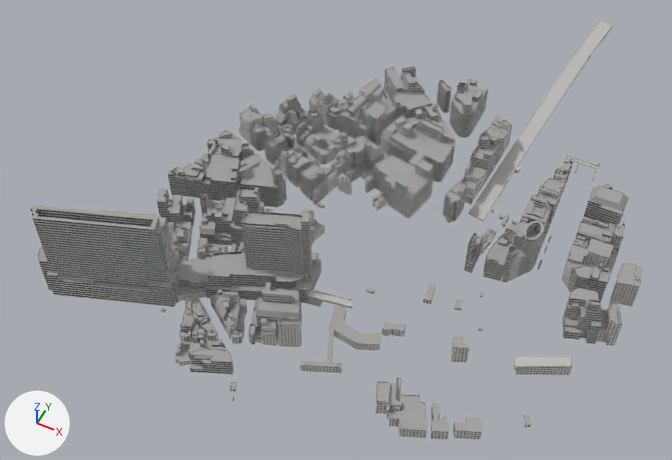
Before and after pictures for a commit that changed the glTF model assets/context/core/web/context_core.glb.
The view is the same before and after, from a 50 mm camera at (246.0, -612.0, 764.0) aimed at (-67.0, 13.0, -18.0). Every picture has the same lights, and +X, +Y and +Z are marked at lower left. The picture after the commit comes second. Vertices at exactly the same position are counted once.

In view in the first picture: 'core__ctx_roof', 'core__ctx_structure', 'core__ctx_wall_punched_a', 'core__ctx_wall_punched_b', 'core__ctx_wall_ribbon_a', 'core__ctx_wall_ribbon_b'.
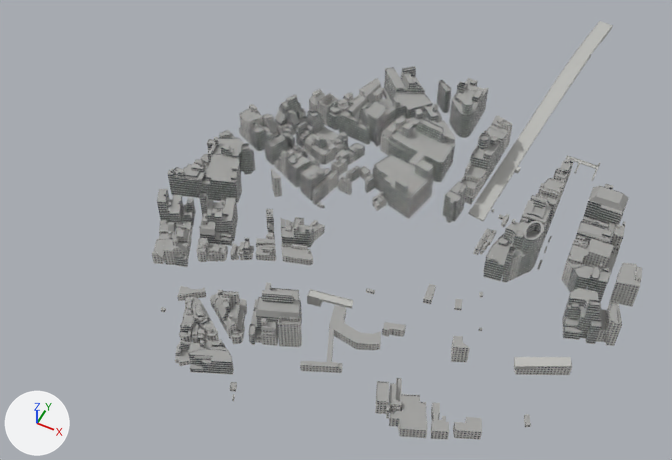
Boxes (x1, y1, x2, y2) around the edits, measured in the pictures (672 x 460 px):
```json
{"object": "core__ctx_roof", "change": "reshaped", "before": [30, 67, 642, 432], "after": [152, 67, 642, 432], "on screen": "20% narrower"}
{"object": "core__ctx_wall_ribbon_a", "change": "reshaped", "before": [31, 67, 628, 356], "after": [167, 67, 628, 356], "on screen": "23% narrower"}
{"part": 1, "of": "me_core__ctx_roof", "change": "deleted", "before": [30, 136, 483, 291]}
{"part": 2, "of": "me_core__ctx_wall_ribbon_a", "change": "deleted", "before": [31, 155, 321, 307]}
{"part": 3, "of": "me_core__ctx_wall_ribbon_b", "change": "deleted", "before": [230, 137, 483, 273]}
```

Edits to the scene script, one JSON object a line:
```json
{"block": "me_core__ctx_roof", "where": "# used by ob_core__ctx_roof; location = (0.0, 0.0, 0.0)"}
{"op": "remove", "block": "me_core__ctx_roof", "code": "me_core__ctx_roof.from_pydata(...)  # 12870 vertices, 10861 faces; spans x -297.0..258.0, y -241.0..267.0, z 2.0..113.0"}
{"op": "add", "block": "me_core__ctx_roof", "code": "me_core__ctx_roof.from_pydata(...)  # 11757 vertices, 9902 faces; spans x -250.0..258.0, y -241.0..267.0, z 2.0..56.0"}
{"block": "me_core__ctx_roof", "change": "me_core__ctx_roof part 1: 96 loose pieces with 1113 vertices, spanning x -297.0..96.0, y -212.0..118.0, z 13.0..113.0, are deleted"}
{"block": "me_core__ctx_wall_ribbon_a", "where": "# used by ob_core__ctx_wall_ribbon_a; location = (0.0, 0.0, 0.0)"}
{"op": "remove", "block": "me_core__ctx_wall_ribbon_a", "code": "me_core__ctx_wall_ribbon_a.from_pydata(...)  # 4471 vertices, 4964 faces; spans x -297.0..222.0, y -224.0..267.0, z 1.0..113.0"}
{"op": "add", "block": "me_core__ctx_wall_ribbon_a", "code": "me_core__ctx_wall_ribbon_a.from_pydata(...)  # 3749 vertices, 4151 faces; spans x -241.0..222.0, y -224.0..267.0, z 1.0..56.0"}
{"block": "me_core__ctx_wall_ribbon_a", "change": "me_core__ctx_wall_ribbon_a part 2: 8 loose pieces with 722 vertices, spanning x -297.0..-41.0, y -212.0..37.0, z 1.0..113.0, are deleted"}
{"block": "me_core__ctx_wall_ribbon_b", "where": "# used by ob_core__ctx_wall_ribbon_b; location = (0.0, 0.0, 0.0)"}
{"op": "remove", "block": "me_core__ctx_wall_ribbon_b", "code": "me_core__ctx_wall_ribbon_b.from_pydata(...)  # 3590 vertices, 3997 faces; spans x -250.0..246.0, y -230.0..245.0, z 0.0..68.0"}
{"op": "add", "block": "me_core__ctx_wall_ribbon_b", "code": "me_core__ctx_wall_ribbon_b.from_pydata(...)  # 3191 vertices, 3546 faces; spans x -250.0..246.0, y -230.0..245.0, z 1.0..56.0"}
{"block": "me_core__ctx_wall_ribbon_b", "change": "me_core__ctx_wall_ribbon_b part 3: 9 loose pieces with 399 vertices, spanning x -160.0..96.0, y -74.0..118.0, z 0.0..68.0, are deleted"}
```
